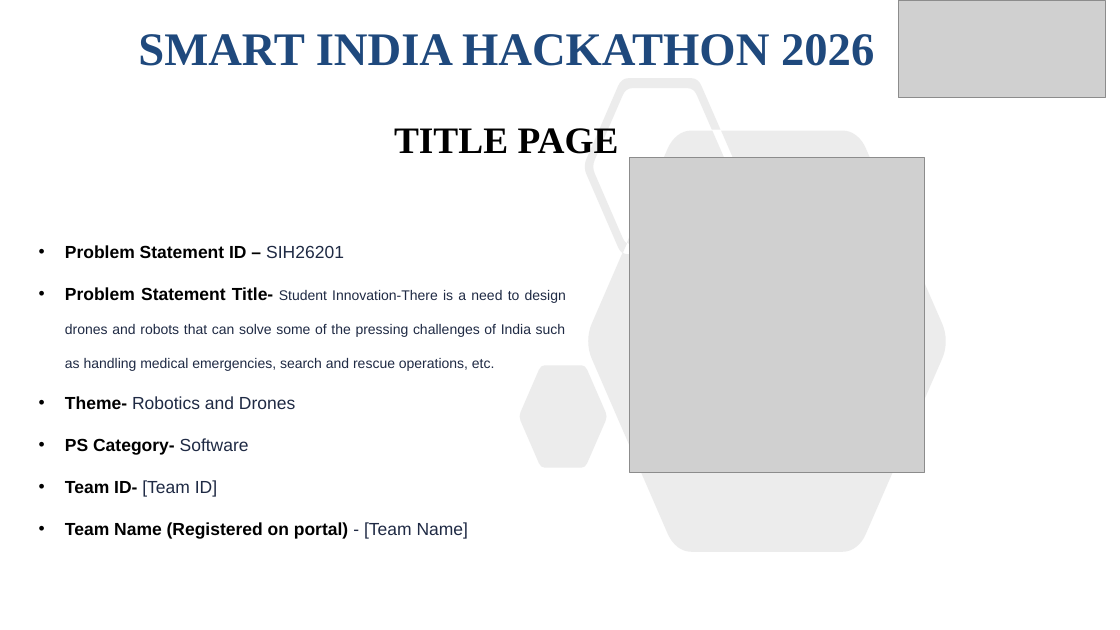
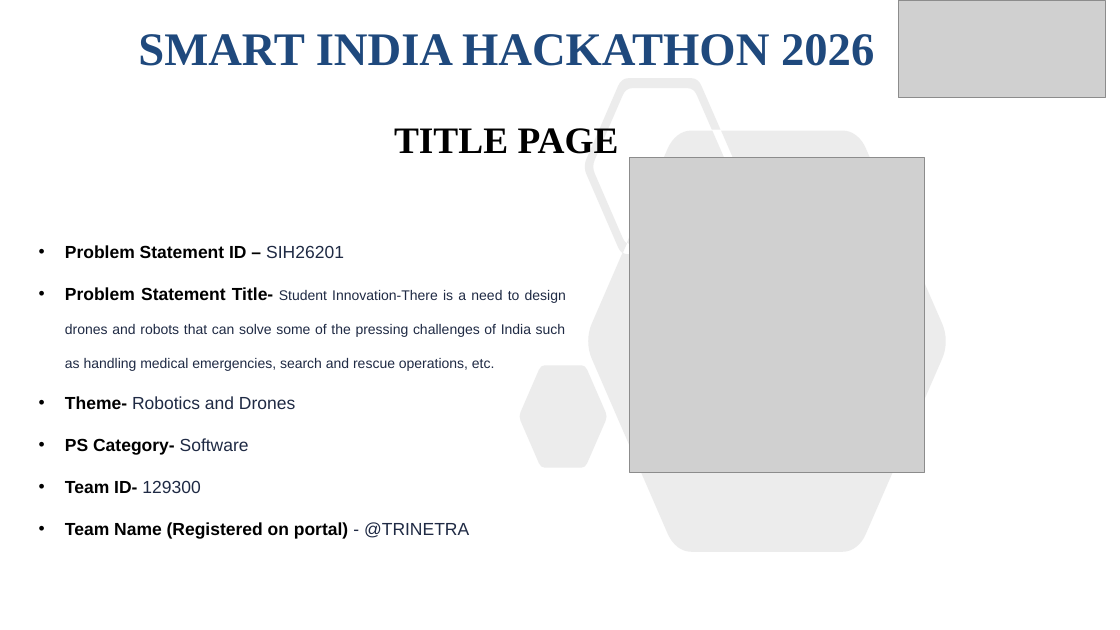
Before and after one commit to princepatel51204-dot/SIH_AVIAN_FINAL, a slide deck: slide 1 of SIH_AVIAN_FINAL/deck/SIH26201_AVIAN_Idea.pptx. Drawn at 1120x630 pixels with LibreOffice and Linux fonts; fonts in the diff are those of the drawing; grey boxes stand for pictures. Boxes give left, top, right and bottom in pixels: in the first picture for what was removed or moved away, otherwise in the second. Text is boxed around its words. In the diff, an @@ line names an element or a change of style, - is before the commit and + after.

```diff
--- a/SIH_AVIAN_FINAL/deck/SIH26201_AVIAN_Idea.pptx
+++ b/SIH_AVIAN_FINAL/deck/SIH26201_AVIAN_Idea.pptx
@@ text at [65, 480, 469, 539]: text changed @@
-• Team ID- [Team ID]
-• Team Name (Registered on portal) - [Team Name]
+• Team ID- 129300
+• Team Name (Registered on portal) - @TRINETRA
```
Also in this commit, not shown: 5 other slides changed, 7 other files.
